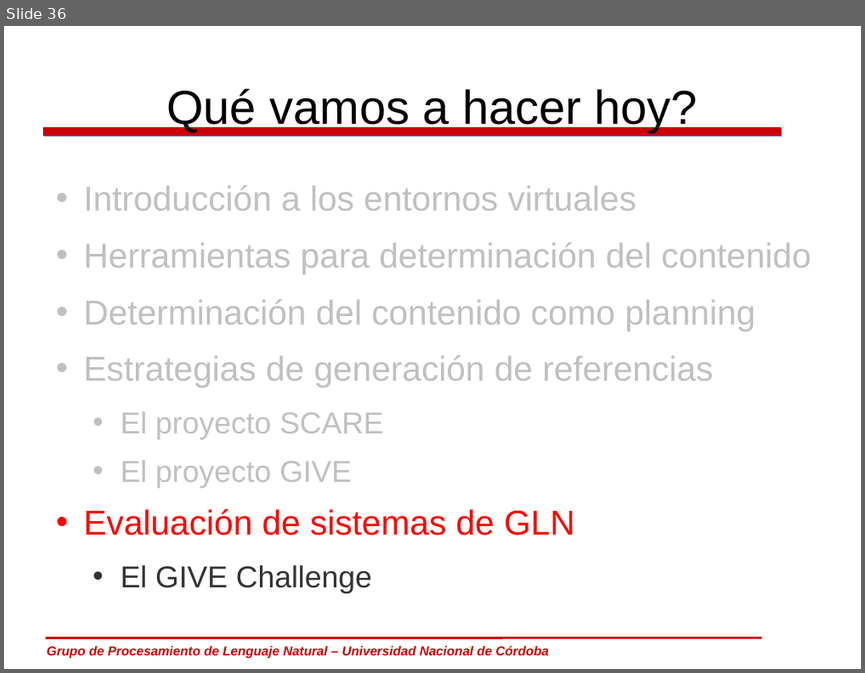
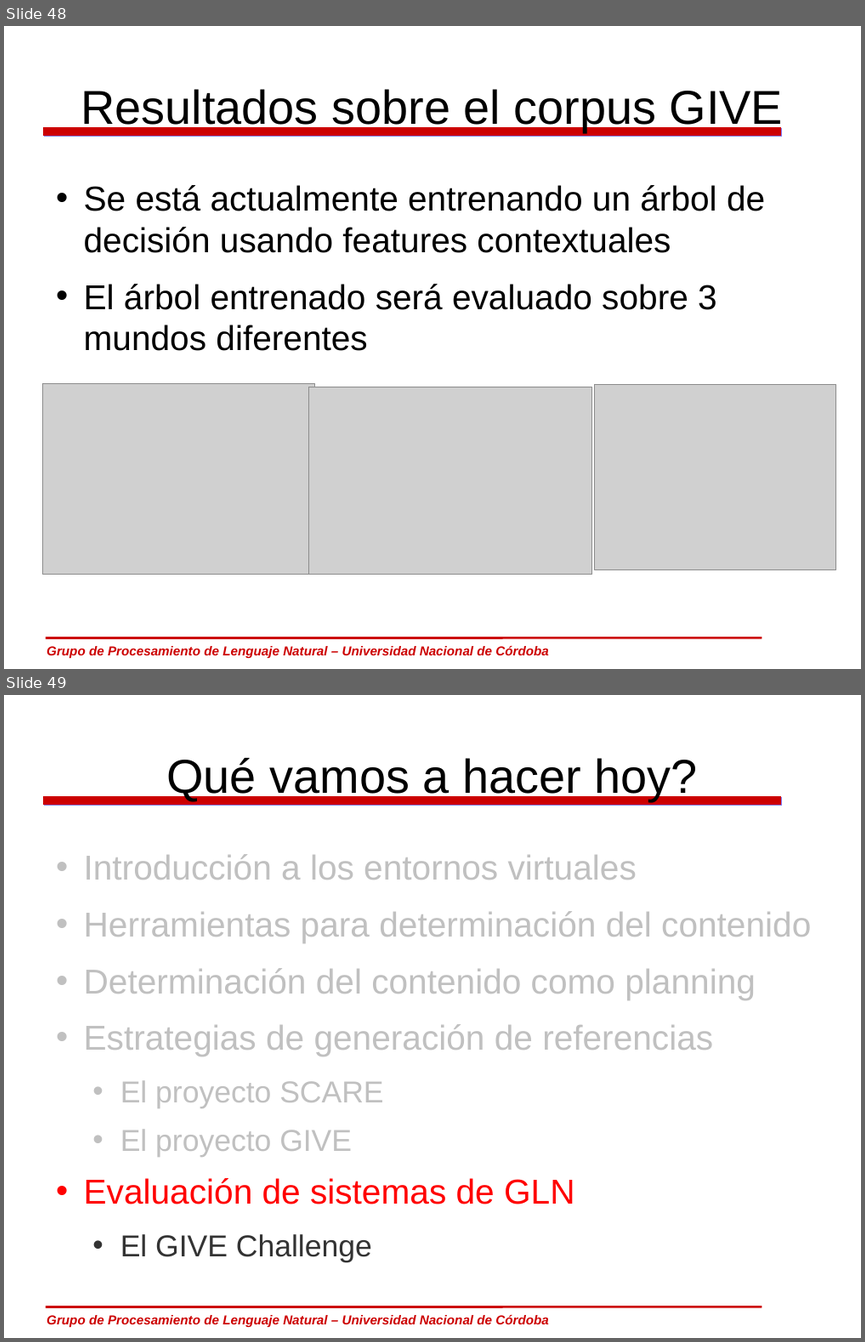
Before and after one commit to carlosareces/elic10, a slide deck: slides/dia5.odp. Shown one above the other, each under a label of ours: slide 36 before the commit, slides 48 and 49 after it. The pictures are 865x673 and 865x1342 pixels, drawn with LibreOffice and Linux fonts; fonts in the diff are those of the drawing; grey boxes stand for pictures; background and template pictures are left out. Boxes give left, top, right and bottom in pixels: in the first picture for what was removed or moved away, otherwise in the second. Text is boxed around its words. In the diff, an @@ line names an element or a change of style, - is before the commit and + after.

```diff
--- a/slides/dia5.odp
+++ b/slides/dia5.odp
@@ slide 48 added at (x1=4, y1=26, x2=861, y2=669), background #FFFFFF; not listed: 3 template elements that a slide beside it also shows @@
@@ title added at (x1=80, y1=89, x2=783, y2=132), 44 pt, text #000000 @@
+Resultados sobre el corpus GIVE
@@ text added at (x1=84, y1=185, x2=765, y2=351), 32 pt, text #000000 @@
+• Se está actualmente entrenando un árbol de decisión usando features contextuales
+• El árbol entrenado será evaluado sobre 3 mundos diferentes
@@ picture added at (x1=43, y1=384, x2=315, y2=574) @@
@@ picture added at (x1=309, y1=386, x2=592, y2=574) @@
@@ picture added at (x1=595, y1=385, x2=836, y2=570) @@
@@ what was slide 36 is now slide 49 @@
```
Also in this commit, not shown: 2 slides changed, 17 other slides added, 1 slide removed.
